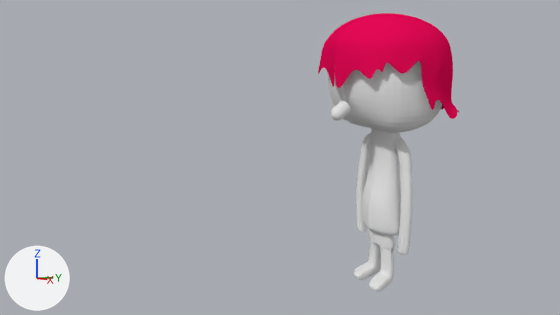
An edit to the Blender file Projects/young_boy.blend, drawn before and after from the same camera.
One viewpoint serves both versions: the file's camera 'Camera'. Arrows for +X, +Y and +Z are at lower left; the lights stay in place.

The first picture shows 'Cheveux', 'Corps', 'Cylinder'.
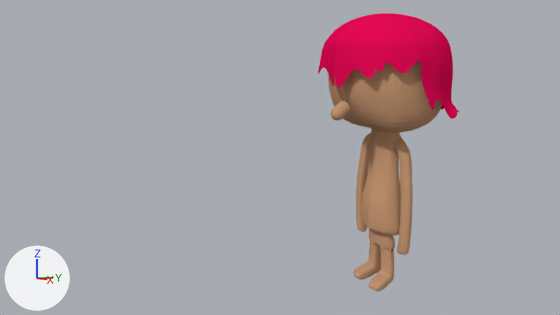
Commit message: Young boy flat

Pixel boxes [x1, y1, x2, y2] of what changed, in the pictures (560 x 315 px):
'Corps', recoloured (white to brown): [328, 61, 442, 291] in both
'Cylinder', recoloured (white to brown): [331, 101, 351, 120] in both

What changed in the scene script:
```text
Change mat_material_003:
    mat_material_003.base_color: (0.8, 0.8, 0.8) -> (0.571, 0.314, 0.175)  # white #e7e7e7 -> brown #c79874
```
